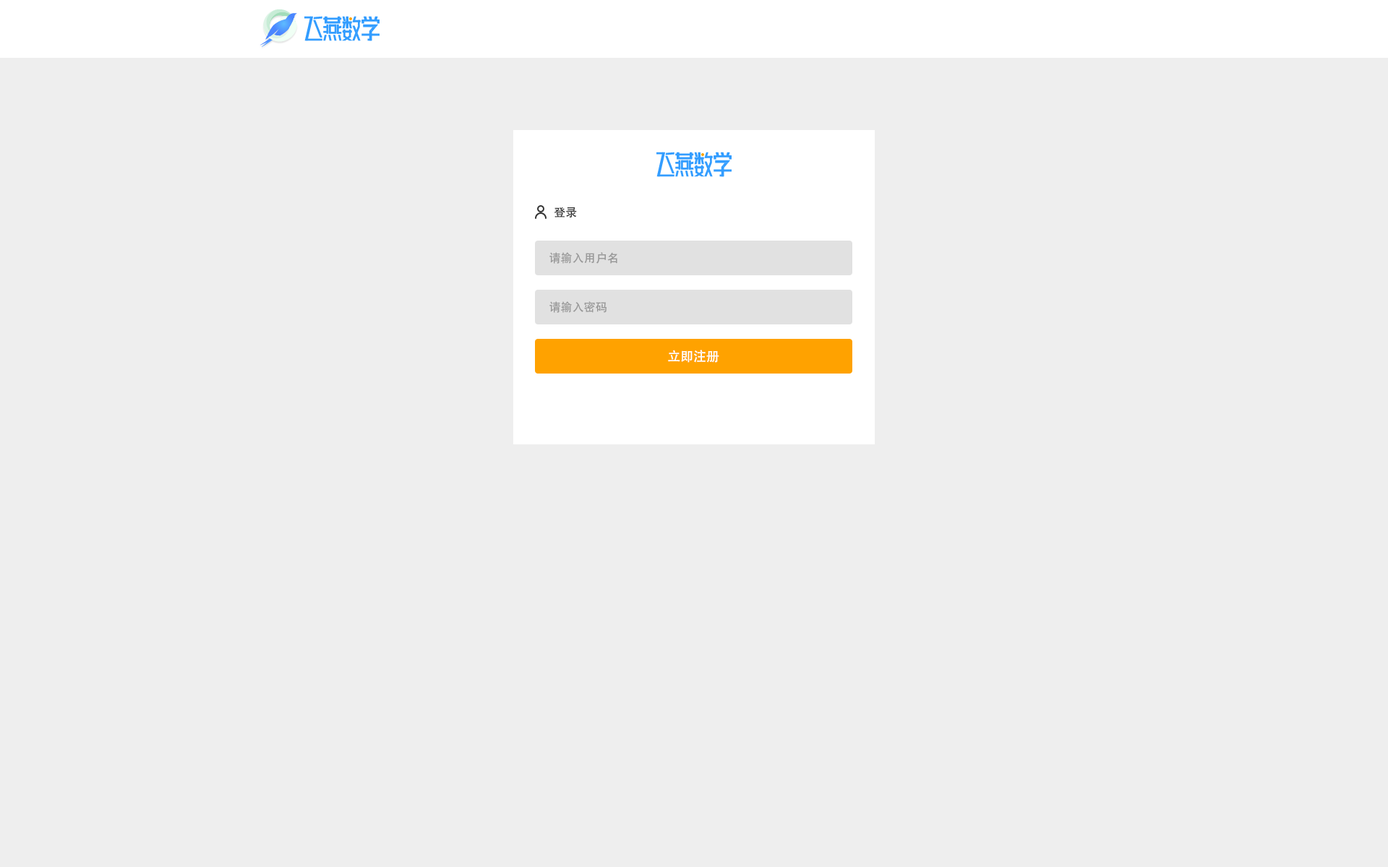
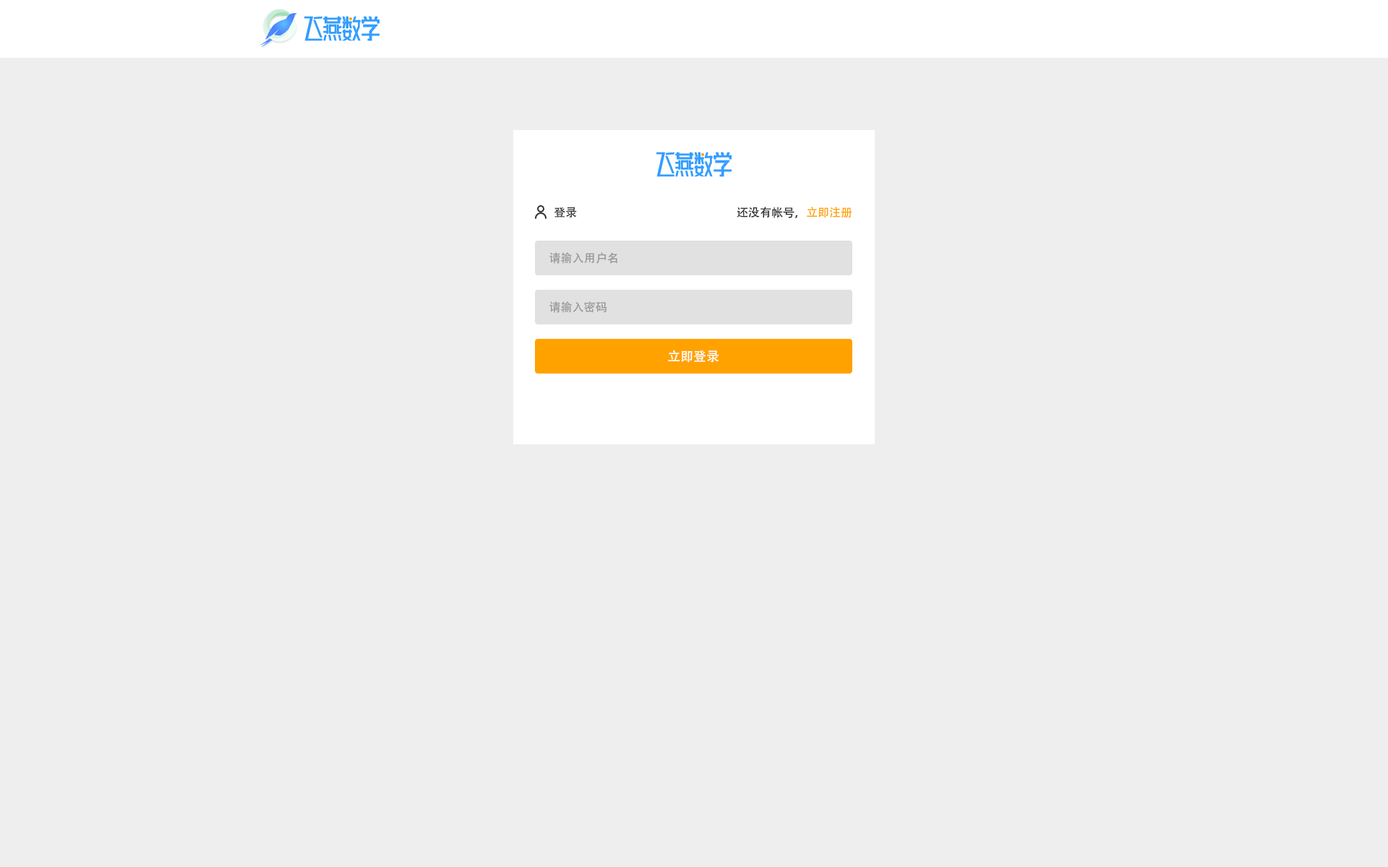
Before/after of a 1388 x 867 layered artwork. What changed in the layer stack:
renamed "立即注册" to "立即登录", painted on it over <box>693,349,720,363</box>
added layer "还没有帐号，立即注册" above "登录" over <box>736,206,853,219</box>
